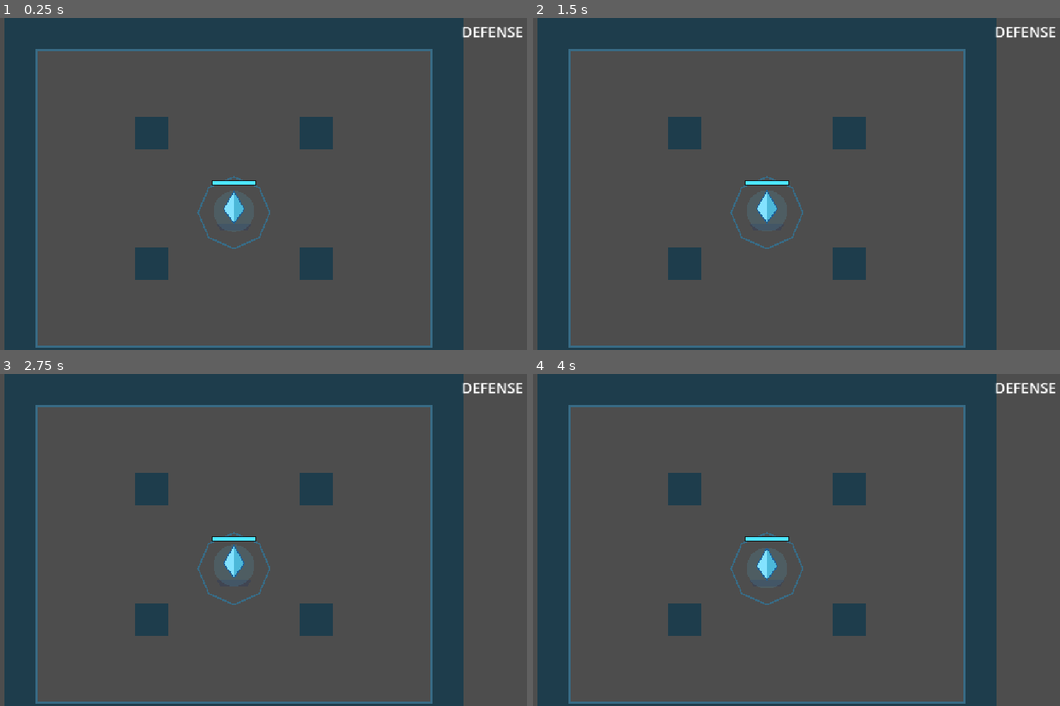
Above: before the commit, frames 1-4 (two rows, left to right).
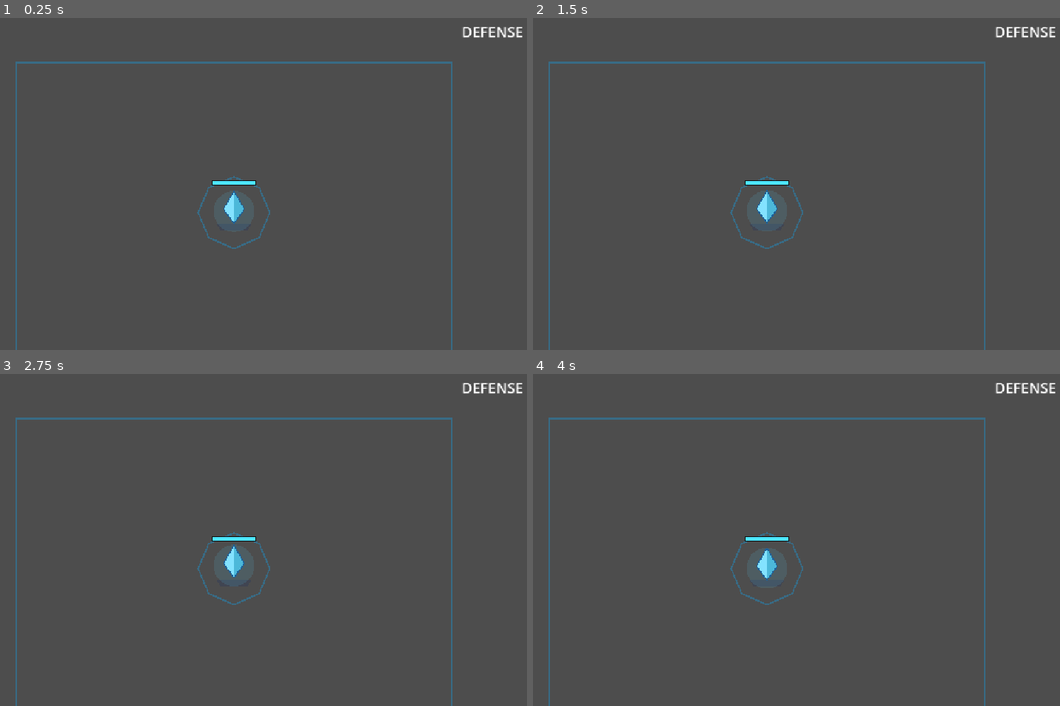
Above: after the commit, the same moments.

Repository: BestestGameStudio/gangU
Game: Godot game, scene res://scenes/dungeon_e.tscn
The game is run twice, just before and just after one commit, with the same random seed, the same clock (stepped at 60 frames per second) and the same inputs. This scene is started directly instead of the project's main scene.
Inputs (mouse positions are in pixels of both pictures, inside the frame that each line leads up to):
- Up to frame 1 (0.25 s): no input
- Up to frame 2 (1.5 s): tap Enter at 0.5 s; move the mouse to (896, 167) at 0.52 s; hold D (move_right) 0.53-1.25 s; hold Space (cast) 0.53-1.25 s; click (896, 167) at 0.67 s; drag from (648, 200) to (738, 250) at 1.27 s
- Up to frame 3 (2.75 s): tap Enter at 2 s; move the mouse to (295, 466) at 2.02 s; hold D (move_right) from 2.03 s (still down); tap C at 2.1 s
- Up to frame 4 (4 s): release D (move_right) at 2.75 s; tap Space (cast) at 2.75 s; drag from (738, 606) to (590, 490) at 2.77 s; tap Enter at 3.5 s; move the mouse to (944, 589) at 3.52 s; hold A (move_left) from 3.53 s (still down); tap M at 3.6 s

The runs differ from the first frame. In frame 1, 24% of the frame differs, in the area x 0-88%, y 0-100%; in frame 2, 24%; in frame 3, 24%; in frame 4, 24%.

Commit message:
fix(dungeons): omit DungeonE (Defense) from the terrain conversion (#396)
Per Daniel (2026-11-09): the Defense change is omitted because maze
generation work is in progress. DungeonE keeps its old open floor,
frames and wave markers, and its terrain layout/palette resources are
removed. test396 now treats DungeonE as the flat negative control;
the tour and ARCHITECTURE.md O13 no longer claim an E conversion.
Dungeons A-D and the common boss terrain-motion work are unchanged.

Diff:
--- a/resources/terrain_maps/dungeon_e.tres
+++ /dev/null
@@ -1,8 +0,0 @@
-[gd_resource type="Resource" script_class="TerrainFixedLayout" load_steps=2 format=3]
-
-[ext_resource type="Script" path="res://scripts/terrain_fixed_layout.gd" id="1_layout"]
-
-[resource]
-script = ExtResource("1_layout")
-origin = Vector2i(2, 0)
-rows = PackedStringArray("##############", "#............#", "#............#", "#...#....#...#", "#............#", "#............#", "#............#", "#...#....#...#", "#............#", "#............#", "##############")
--- a/resources/terrain_palettes/dungeon_e.tres
+++ /dev/null
@@ -1,14 +0,0 @@
-[gd_resource type="Resource" script_class="TerrainPalette" load_steps=4 format=3]
-
-[ext_resource type="Script" path="res://scripts/terrain_palette.gd" id="1_palette"]
-[ext_resource type="Script" path="res://scripts/terrain_tile.gd" id="2_tile"]
-
-[sub_resource type="Resource" id="wall"]
-script = ExtResource("2_tile")
-id = &"obstacle"
-movement = 1
-color = Color(0.12, 0.24, 0.3, 1)
-
-[resource]
-script = ExtResource("1_palette")
-tiles = Array[ExtResource("2_tile")]([SubResource("wall")])
--- a/scenes/dungeon_e.tscn
+++ b/scenes/dungeon_e.tscn
@@ -1,47 +1,38 @@
-[gd_scene load_steps=5 format=3 uid="uid://bgangu337dne"]
+[gd_scene load_steps=2 format=3 uid="uid://bgangu337dne"]
 
 [ext_resource type="Script" path="res://scripts/defense_core.gd" id="337_core"]
-[ext_resource type="Script" path="res://scripts/terrain_map.gd" id="396_terrain"]
-[ext_resource type="Resource" path="res://resources/terrain_maps/dungeon_e.tres" id="396_layout"]
-[ext_resource type="Resource" path="res://resources/terrain_palettes/dungeon_e.tres" id="396_palette"]
 
 [node name="DungeonE" type="Node2D"]
-
-[node name="Terrain" type="Node2D" parent="."]
-z_index = -60
-script = ExtResource("396_terrain")
-palette = ExtResource("396_palette")
-fixed_layout = ExtResource("396_layout")
 
 [node name="Background" type="Node2D" parent="."]
 z_index = -50
 
 [node name="ArenaFrameTop" type="ColorRect" parent="Background"]
-offset_left = 188.0
-offset_top = 60.0
-offset_right = 964.0
-offset_bottom = 64.0
+offset_left = 150.0
+offset_top = 84.0
+offset_right = 1002.0
+offset_bottom = 88.0
 color = Color(0.22, 0.42, 0.52, 1)
 
 [node name="ArenaFrameBottom" type="ColorRect" parent="Background"]
-offset_left = 188.0
-offset_top = 640.0
-offset_right = 964.0
-offset_bottom = 644.0
+offset_left = 150.0
+offset_top = 652.0
+offset_right = 1002.0
+offset_bottom = 656.0
 color = Color(0.22, 0.42, 0.52, 1)
 
 [node name="ArenaFrameLeft" type="ColorRect" parent="Background"]
-offset_left = 188.0
-offset_top = 60.0
-offset_right = 192.0
-offset_bottom = 644.0
+offset_left = 150.0
+offset_top = 84.0
+offset_right = 154.0
+offset_bottom = 656.0
 color = Color(0.22, 0.42, 0.52, 1)
 
 [node name="ArenaFrameRight" type="ColorRect" parent="Background"]
-offset_left = 960.0
-offset_top = 60.0
-offset_right = 964.0
-offset_bottom = 644.0
+offset_left = 998.0
+offset_top = 84.0
+offset_right = 1002.0
+offset_bottom = 656.0
 color = Color(0.22, 0.42, 0.52, 1)
 
 [node name="CoreRing" type="Line2D" parent="Background"]
@@ -82,10 +73,10 @@
 position = Vector2(932, 150)
 
 [node name="W" type="Marker2D" parent="WaveSpawns"]
-position = Vector2(220, 400)
+position = Vector2(200, 400)
 
 [node name="E" type="Marker2D" parent="WaveSpawns"]
-position = Vector2(932, 400)
+position = Vector2(952, 400)
 
 [node name="SW" type="Marker2D" parent="WaveSpawns"]
 position = Vector2(220, 620)
--- a/scripts/test396_dungeon_terrain.gd
+++ b/scripts/test396_dungeon_terrain.gd
@@ -1,17 +1,21 @@
 extends SceneTree
-## #396 harness: every gated dungeon map (DungeonA-E) is a terrain map.
+## #396 harness: the gated dungeon maps DungeonA-D are terrain maps.
+## Scope (Daniel, 2026-11-09): DungeonE (Defense) is NOT converted - the
+## Defense change is omitted because maze generation work is in progress.
+## It keeps its old open floor and is the negative control below.
 ## Run: godot --headless --path . --script res://scripts/test396_dungeon_terrain.gd
 ##
 ## Legs:
 ##   (A) TerrainFixedLayout: ASCII rows -> cells (origin, default legend,
 ##       custom legend, unknown char = GROUND) and TerrainMap.fixed_layout
 ##       fills the store in _ready; an unknown tile id refuses the batch.
-##   (B) per dungeon scene: a "Terrain" TerrainMap with a fixed layout and a
-##       palette; the walkable region reachable from PlayerSpawn is enclosed
-##       (finite, bounded by the wall ring) and holds every authored point:
-##       spawns, SpawnData entries, WaveSpawns, DefenseCore, the main.gd boss
-##       spawn and the default exit portal spot (576,120). The decorative
-##       frame sits on the wall's inner edge.
+##   (B) per converted dungeon scene: a "Terrain" TerrainMap with a fixed
+##       layout and a palette; the walkable region reachable from PlayerSpawn
+##       is enclosed (finite, bounded by the wall ring) and holds every
+##       authored point: spawns, SpawnData entries, the main.gd boss spawn
+##       and the default exit portal spot (576,120). The decorative frame
+##       sits on the wall's inner edge. DungeonE is the negative control:
+##       no Terrain node at all.
 ##   (C) movement: a boss-style scripted move (Enemy.terrain_move_and_slide)
 ##       and a knockback both stop at the arena wall; with no terrain the same
 ##       move leaves the arena (negative control: the walls are terrain only).
@@ -23,7 +27,6 @@
 	{"scene": "res://scenes/dungeon_b.tscn", "name": "DungeonB", "boss": Vector2(576, 240)},
 	{"scene": "res://scenes/dungeon_c.tscn", "name": "DungeonC", "boss": Vector2(576, 300)},
 	{"scene": "res://scenes/dungeon_d.tscn", "name": "DungeonD", "boss": Vector2(576, 280)},
-	{"scene": "res://scenes/dungeon_e.tscn", "name": "DungeonE", "boss": Vector2(-1, -1)},
 ]
 const EXIT_PORTAL_DEFAULT := Vector2(576, 120)
 ## Flood-fill guard: a leak past the walls would run into this.
@@ -150,6 +153,15 @@
 		area.queue_free()
 		await process_frame
 
+	# Negative control: DungeonE (Defense) stays flat - no Terrain node, no
+	# conversion (omitted per Daniel, 2026-11-09).
+	var e_area: Node2D = load("res://scenes/dungeon_e.tscn").instantiate()
+	root.add_child(e_area)
+	await process_frame
+	_check(e_area.get_node_or_null("Terrain") == null, "(B) DungeonE keeps its old open floor (no Terrain, omitted per Daniel)")
+	e_area.queue_free()
+	await process_frame
+
 # (C) -----------------------------------------------------------------------
 func _mover(map: TerrainMap, parent: Node, at: Vector2) -> Enemy:
 	var e: Enemy = load("res://scenes/enemy.tscn").instantiate()
@@ -245,7 +257,7 @@
 		Input.action_press(&"move_left")
 		await _physics(100)
 		Input.action_release(&"move_left")
-		var west_edge := 192.0 if tag in ["DungeonA", "DungeonB", "DungeonE"] else 320.0
+		var west_edge := 192.0 if tag in ["DungeonA", "DungeonB"] else 320.0
 		_check(p.global_position.x < x0 - 100.0 and p.global_position.x >= west_edge and map.is_walkable_at(p.global_position),
 			"(D) %s: walking west stops at the wall (x=%.1f)" % [tag, p.global_position.x])
 	scene.queue_free()
--- a/tools/showcase/dungeon_terrain_tour.gd
+++ b/tools/showcase/dungeon_terrain_tour.gd
@@ -1,12 +1,13 @@
 extends SceneTree
 ## RECORDING-ONLY driver for #396 (not a test, not loaded by the game).
-## Boots main.tscn and mounts each gated dungeon (A-E) in turn, framing its
-## whole terrain map (walls + pillars), with the production spawns, bosses
+## Boots main.tscn and mounts each converted gated dungeon (A-D) in turn,
+## framing its whole terrain map (walls + pillars), with the production
+## spawns, bosses
 ## and objective running. The player is made unkillable so the tour never
 ## restarts the run.
 ##   xvfb-run -a -s "-screen 0 1920x1080x24" godot --rendering-driver opengl3 \
 ##     --path . --resolution 1920x1080 --write-movie /tmp/ci/shots/f.png \
-##     --fixed-fps 30 --quit-after 232 --script res://tools/showcase/dungeon_terrain_tour.gd
+##     --fixed-fps 30 --quit-after 187 --script res://tools/showcase/dungeon_terrain_tour.gd
 ## Frame 2 + 45*i + 40 is the settled shot of dungeon i.
 
 const DUNGEONS := [
@@ -14,7 +15,6 @@
 	"res://scenes/dungeon_b.tscn",
 	"res://scenes/dungeon_c.tscn",
 	"res://scenes/dungeon_d.tscn",
-	"res://scenes/dungeon_e.tscn",
 ]
 const SEGMENT := 45
 
Not shown, changed: ARCHITECTURE.md
